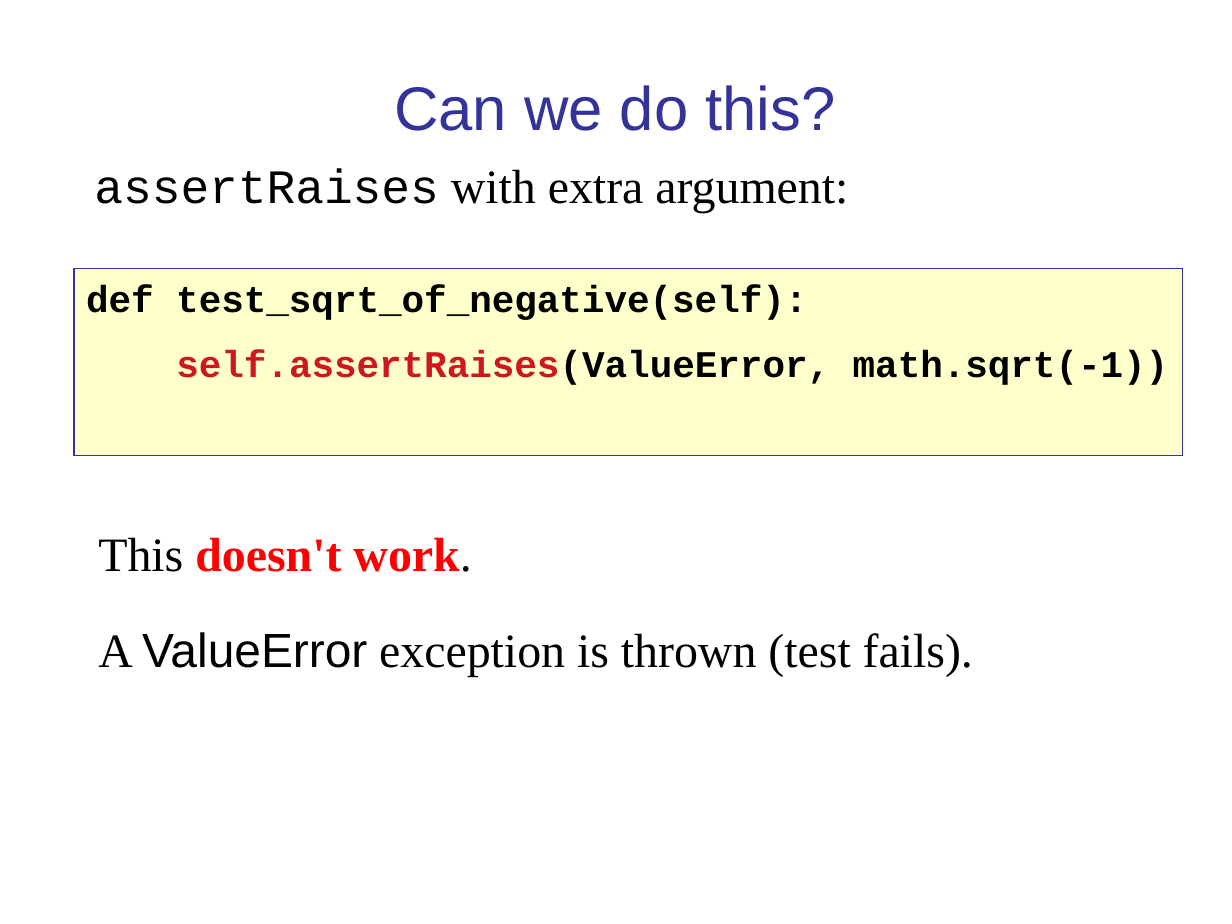
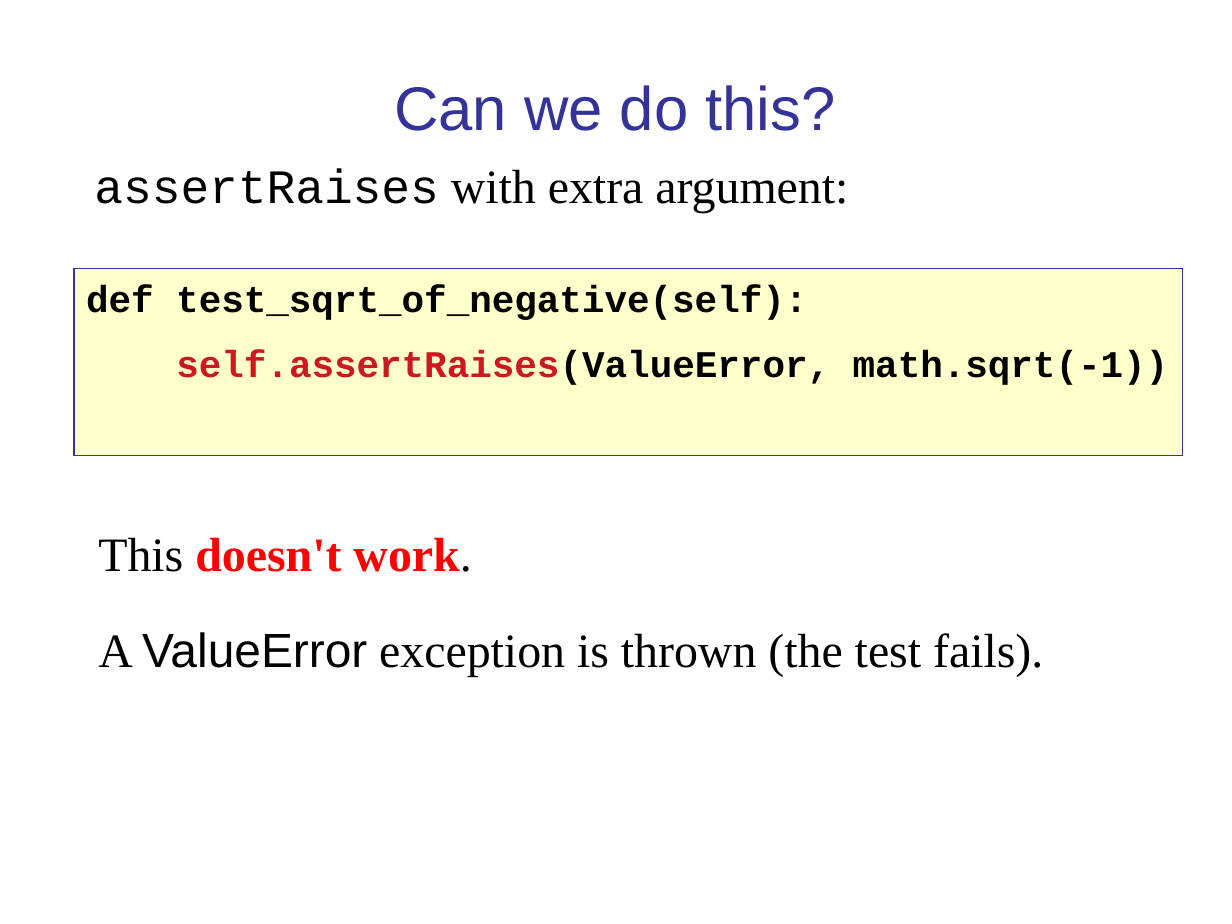
Before and after one commit to cpske/ISP, a slide deck: slide 21 of testing/PythonUnitTesting.ppt. Drawn at 1232x924 pixels with LibreOffice and Linux fonts; fonts in the diff are those of the drawing. Boxes give left, top, right and bottom in pixels: in the first picture for what was removed or moved away, otherwise in the second. Text is boxed around its words. In the diff, an @@ line names an element or a change of style, - is before the commit and + after.

```diff
--- a/testing/PythonUnitTesting.ppt
+++ b/testing/PythonUnitTesting.ppt
@@ text at [98, 632, 1043, 677]: text changed @@
-A ValueError exception is thrown (test fails).
+A ValueError exception is thrown (the test fails).
```
Also in this commit, not shown: 6 other slides changed, 5 slides added, 1 slide removed, 6 other files.
